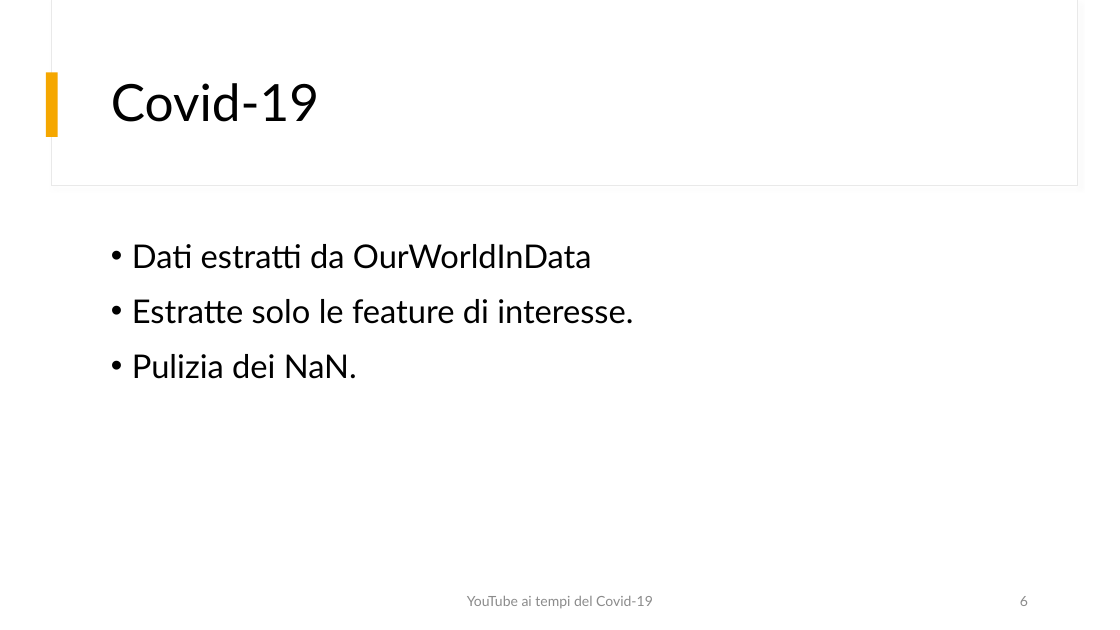
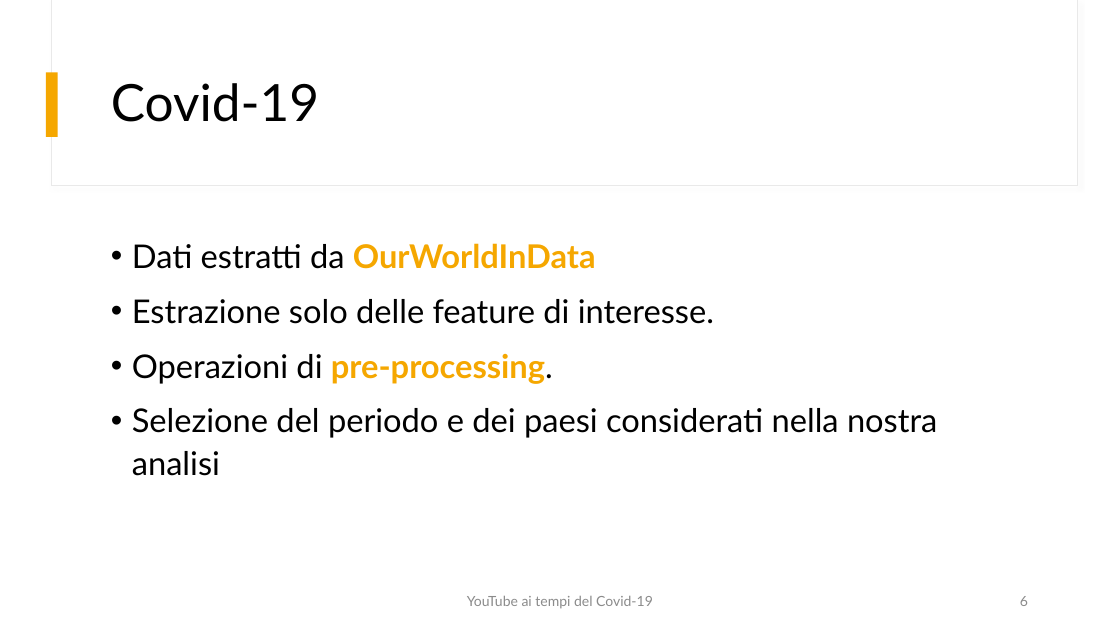
Before and after one commit to fedelux3/Youtube_trending_analysis, a slide deck: slide 6 of presentazione/presentazione.pptx. Drawn at 1120x630 pixels with LibreOffice and Linux fonts; fonts in the diff are those of the drawing. Boxes give left, top, right and bottom in pixels: in the first picture for what was removed or moved away, otherwise in the second. Text is boxed around its words. In the diff, an @@ line names an element or a change of style, - is before the commit and + after.

```diff
--- a/presentazione/presentazione.pptx
+++ b/presentazione/presentazione.pptx
@@ text at [132,243,596,269]: text colour #000000 to #F5A700, bold on in "OurWorldInData" @@
@@ text at [132,299,937,476]: text changed @@
-• Estratte solo le feature di interesse.
-• Pulizia dei NaN.
+• Estrazione solo delle feature di interesse.
+• Operazioni di pre-processing.
+• Selezione del periodo e dei paesi considerati nella nostra analisi
```
Also in this commit, not shown: 11 other slides changed.
